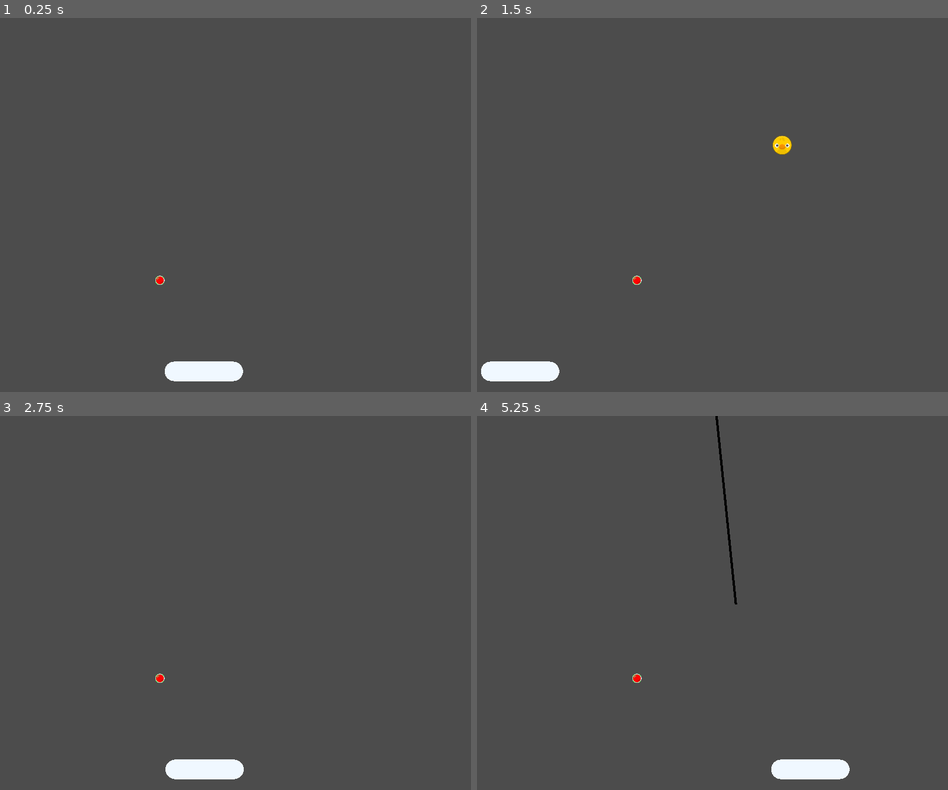
Above: before the commit, frames 1-4 (two rows, left to right).
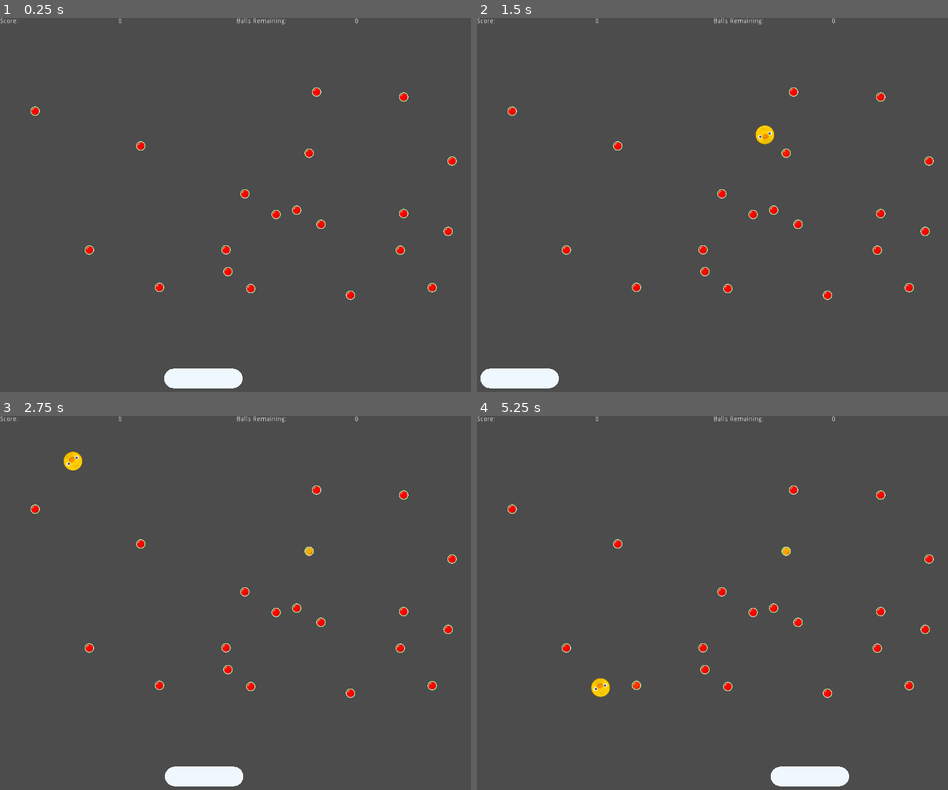
Above: after the commit, the same moments.

Repository: doctor-g/GGJ21
Game: Godot game, scene res://src/Level.tscn
Same seed, same stepped clock (60 frames per second), same inputs: the game is played once before the commit and once after it.
Inputs (mouse positions are in pixels of both pictures, inside the frame that each line leads up to):
- Up to frame 1 (0.25 s): no input
- Up to frame 2 (1.5 s): move the mouse to (816, 186) at 0.52 s; click (816, 186) at 0.67 s; move the mouse to (618, 223) at 1.27 s; click (618, 223) at 1.42 s
- Up to frame 3 (2.75 s): move the mouse to (282, 520) at 2.02 s; click (282, 520) at 2.17 s
- Up to frame 4 (5.25 s): move the mouse to (688, 681) at 2.77 s; click (688, 681) at 2.92 s; move the mouse to (853, 662) at 3.52 s; click (853, 662) at 3.67 s; move the mouse to (571, 546) at 4.27 s; click (571, 546) at 4.42 s; move the mouse to (736, 603) at 5.02 s; click (736, 603) at 5.17 s

The runs differ from the first frame. In frame 1, 1.6% of the frame differs, in the area x 0-97%, y 0-100%; in frame 2, 1.9%; in frame 3, 1.7%; in frame 4, 2.0%.

Commit message:
Add placeholder HUD to show score and lives

Diff:
--- a/project/project.godot
+++ b/project/project.godot
@@ -30,6 +30,10 @@
 run/main_scene="res://src/Level.tscn"
 config/icon="res://icon.png"
 
+[autoload]
+
+GameState="*res://src/GameState.gd"
+
 [debug]
 
 gdscript/warnings/return_value_discarded=false
--- /dev/null
+++ b/project/src/GameState.gd
@@ -0,0 +1,26 @@
+extends Node
+
+signal score_changed(score)
+signal lives_changed(lives)
+
+var score := 0 setget _set_score
+var lives : int setget _set_lives
+
+
+func _ready():
+	reset()
+
+
+func reset():
+	score = 0
+	lives = 3
+
+
+func _set_score(value):
+	score = value
+	emit_signal("score_changed", score)
+
+
+func _set_lives(value):
+	lives = value
+	emit_signal("lives_changed", lives)
--- /dev/null
+++ b/project/src/HUD.gd
@@ -0,0 +1,14 @@
+extends GridContainer
+
+
+func _ready():
+	GameState.connect("score_changed", self, "_on_score_changed")
+	GameState.connect("lives_changed", self, "_on_lives_changed")
+
+
+func _on_score_changed(score:int)->void:
+	$ScoreLabel.text = str(score)
+
+
+func _on_lives_changed(lives:int)->void:
+	$BallsLabel.text = str(lives)
--- /dev/null
+++ b/project/src/HUD.tscn
@@ -0,0 +1,39 @@
+[gd_scene load_steps=2 format=2]
+
+[ext_resource path="res://src/HUD.gd" type="Script" id=1]
+
+[node name="HUD" type="GridContainer"]
+anchor_right = 1.0
+margin_bottom = 14.0
+columns = 4
+script = ExtResource( 1 )
+__meta__ = {
+"_edit_use_anchors_": false
+}
+
+[node name="Label" type="Label" parent="."]
+margin_right = 247.0
+margin_bottom = 14.0
+size_flags_horizontal = 3
+text = "Score:"
+
+[node name="ScoreLabel" type="Label" parent="."]
+margin_left = 251.0
+margin_right = 498.0
+margin_bottom = 14.0
+size_flags_horizontal = 3
+text = "0"
+
+[node name="Label2" type="Label" parent="."]
+margin_left = 502.0
+margin_right = 749.0
+margin_bottom = 14.0
+size_flags_horizontal = 3
+text = "Balls Remaining:"
+
+[node name="BallsLabel" type="Label" parent="."]
+margin_left = 753.0
+margin_right = 1000.0
+margin_bottom = 14.0
+size_flags_horizontal = 3
+text = "0"
--- a/project/src/Level.gd
+++ b/project/src/Level.gd
@@ -15,6 +15,7 @@
 
 func _on_Peg_destroyed():
 	_pegs_remaining -= 1
+	GameState.score += 10
 	if _pegs_remaining <= 0:
 		# This is a lot of manual fiddling to transition from the regular
 		# play state into the one where you hope the ball falls into the
@@ -27,6 +28,7 @@
 		call_deferred("add_child", endgame)
 		endgame.connect("endgame", self, "_on_EndGame", [], CONNECT_ONESHOT)
 
+
 func _on_EndGame(bin):
 	print('Completed the level in bin %d' % bin)
 
@@ -34,7 +36,11 @@
 func _on_OffScreen_body_entered(body):
 	if body is Ball:
 		body.queue_free()
-		_shooter.arm()
+		GameState.lives -= 1
+		if GameState.lives > 0:
+			_shooter.arm()
+		else:
+			print("TODO: Handle Game Over")
 
 
 func _on_PegGenerator_pegs_ready(pegs):
--- a/project/src/Level.tscn
+++ b/project/src/Level.tscn
@@ -1,9 +1,10 @@
-[gd_scene load_steps=8 format=2]
+[gd_scene load_steps=9 format=2]
 
 [ext_resource path="res://src/Shooter.tscn" type="PackedScene" id=1]
 [ext_resource path="res://src/PegGenerator.tscn" type="PackedScene" id=2]
 [ext_resource path="res://src/Target.tscn" type="PackedScene" id=3]
 [ext_resource path="res://src/Level.gd" type="Script" id=4]
+[ext_resource path="res://src/HUD.tscn" type="PackedScene" id=5]
 
 [sub_resource type="RectangleShape2D" id=1]
 extents = Vector2( 1, 2000 )
@@ -31,12 +32,9 @@
 [node name="Level" type="Control"]
 anchor_right = 1.0
 anchor_bottom = 1.0
-margin_left = 1.33484
-margin_top = -14.6832
-margin_right = 1.33484
-margin_bottom = -14.6832
 script = ExtResource( 4 )
 __meta__ = {
+"_edit_lock_": true,
 "_edit_use_anchors_": false
 }
 
@@ -44,12 +42,18 @@
 position = Vector2( 506, 0 )
 
 [node name="LeftWall" type="StaticBody2D" parent="."]
+__meta__ = {
+"_edit_lock_": true
+}
 
 [node name="CollisionShape2D" type="CollisionShape2D" parent="LeftWall"]
 shape = SubResource( 1 )
 
 [node name="RightWall" type="StaticBody2D" parent="."]
 position = Vector2( 1000, 0 )
+__meta__ = {
+"_edit_lock_": true
+}
 
 [node name="CollisionShape2D" type="CollisionShape2D" parent="RightWall"]
 shape = SubResource( 1 )
@@ -63,12 +67,16 @@
 
 [node name="OffScreen" type="Area2D" parent="."]
 position = Vector2( 500, 812.728 )
+__meta__ = {
+"_edit_lock_": true
+}
 
 [node name="CollisionShape2D" type="CollisionShape2D" parent="OffScreen"]
 shape = SubResource( 3 )
 
 [node name="PegGenerator" parent="." instance=ExtResource( 2 )]
-_max_pegs = 1
+
+[node name="HUD" parent="." instance=ExtResource( 5 )]
 [connection signal="body_entered" from="OffScreen" to="." method="_on_OffScreen_body_entered"]
 [connection signal="peg_destroyed" from="PegGenerator" to="." method="_on_Peg_destroyed"]
 [connection signal="pegs_ready" from="PegGenerator" to="." method="_on_PegGenerator_pegs_ready"]
